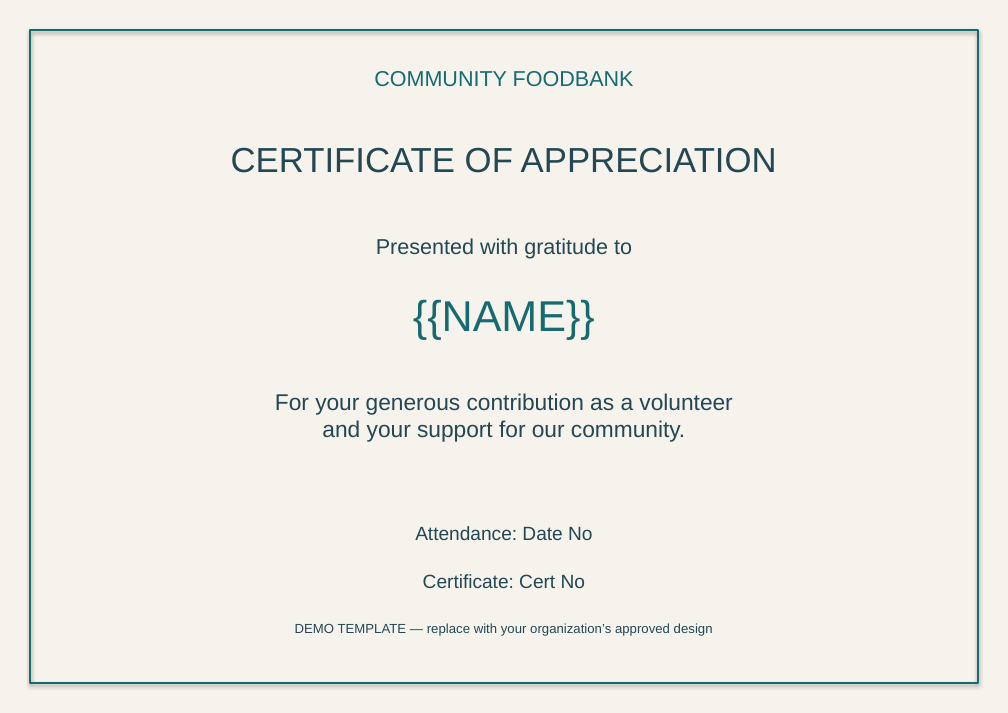
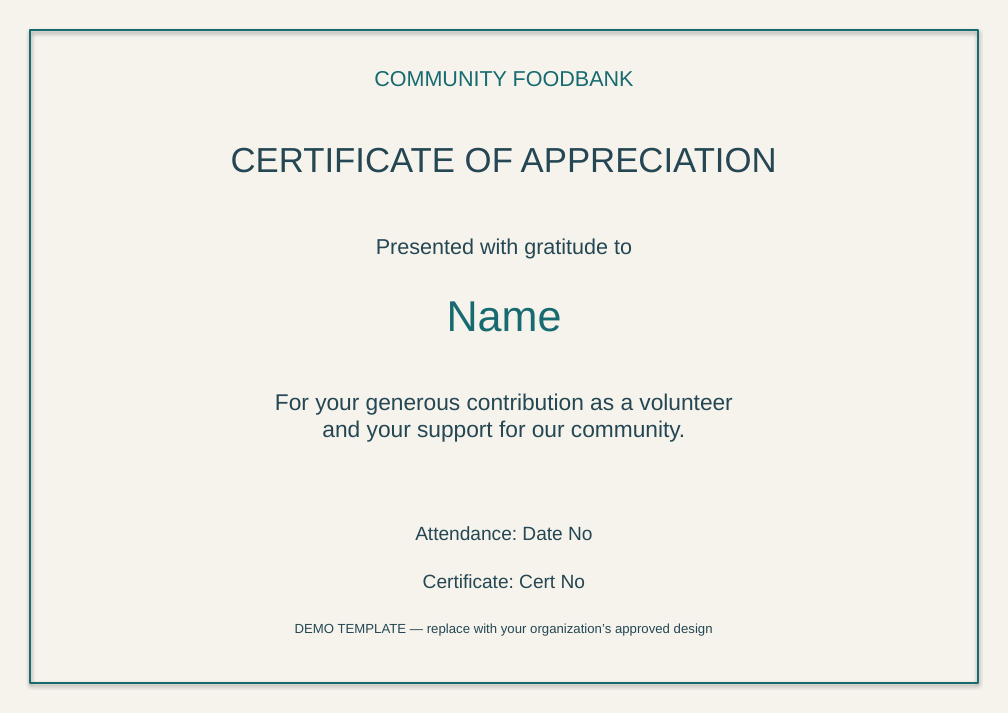
Before and after one commit to huiHui0605/Test, a slide deck: slide 1 of examples/volunteer_sample.pptx. Drawn at 1008x713 pixels with LibreOffice and Linux fonts; fonts in the diff are those of the drawing. Boxes give left, top, right and bottom in pixels: in the first picture for what was removed or moved away, otherwise in the second. Text is boxed around its words. In the diff, an @@ line names an element or a change of style, - is before the commit and + after.

Commit message:
Default volunteer certificate name marker to Name

```diff
--- a/examples/volunteer_sample.pptx
+++ b/examples/volunteer_sample.pptx
@@ text at (447, 301, 562, 332): text changed @@
-{{NAME}}
+Name
```
Also in this commit, not shown: 6 other files.
